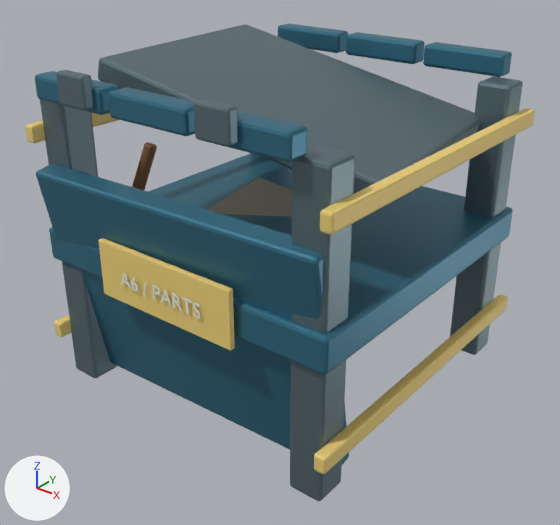
A saved change to the glTF model assets/warehouse-props/cargo_crate_d2.glb.
Before and after are seen from a 50 mm camera at (2.4, -3.07, 2.5) aimed at (0.04, -0.12, 0.68). The axes (+X, +Y, +Z) are drawn at lower left. The lights are the same throughout. The first picture is the older version. Where no turn or scale is listed for an object, it has been applied to the vertices.

Names of what the first picture shows: 'Buckled lid', 'Compressed front panel', 'Corner post.008', 'Corner post.010', 'Corner post.011', 'Crate shell.002', 'Identification placard.002', 'Lid slat.013', 'Lid slat.014', 'Lid slat.017', 'Vertical tie band.010', 'Vertical tie band.011' and 11 more.
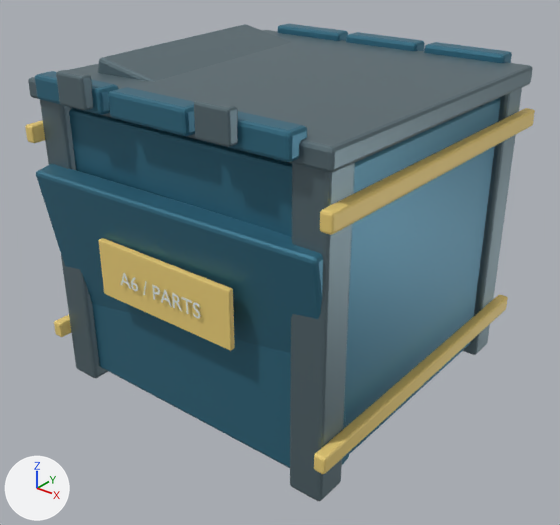
What changed in the scene script:
```text
Add me_cube_495:
    me_cube_495.from_pydata(...)  # 56 vertices, 108 faces; spans x -0.9..0.9, y -0.9..0.9, z -0.05..0.05
    me_cube_495.materials.append(mat_structural_frame___blue_steel)  # greyish cyan #6f848b
Add me_cube_494:
    me_cube_494.from_pydata(...)  # 56 vertices, 108 faces; spans x -0.83..0.83, y -0.83..0.83, z -0.74..0.74
    me_cube_494.materials.append(mat_cargo_blue)  # cyan #3c7990
Remove ob_crate_shell_002:
    ob_crate_shell_002 = bpy.data.objects.new('Crate shell.002', me_cube_410)
    ob_crate_shell_002.location = (0.0, 0.0, 0.8)
Add ob_solid_crate_lid_008:
    ob_solid_crate_lid_008 = bpy.data.objects.new('Solid crate lid.008', me_cube_495)
    ob_solid_crate_lid_008.location = (0.0, 0.0, 1.625)
Add ob_crate_shell_008:
    ob_crate_shell_008 = bpy.data.objects.new('Crate shell.008', me_cube_494)
    ob_crate_shell_008.location = (0.0, 0.0, 0.8)
```

Location of each change, (x1, y1, x2, y2) in pixels of the pictures (560 x 525 px):
'Crate shell.008', added (cyan)
    after: (69, 98, 501, 468)
'Solid crate lid.008', added
    after: (28, 30, 533, 173)
'Crate shell.002', deleted (cyan)
    before: (49, 154, 513, 375)
'Buckled lid', unchanged, covered by the edit
    before: (98, 24, 480, 193)
    after: (98, 24, 291, 81)
'Exposed contents', unchanged, covered by the edit
    before: (207, 178, 292, 216)
